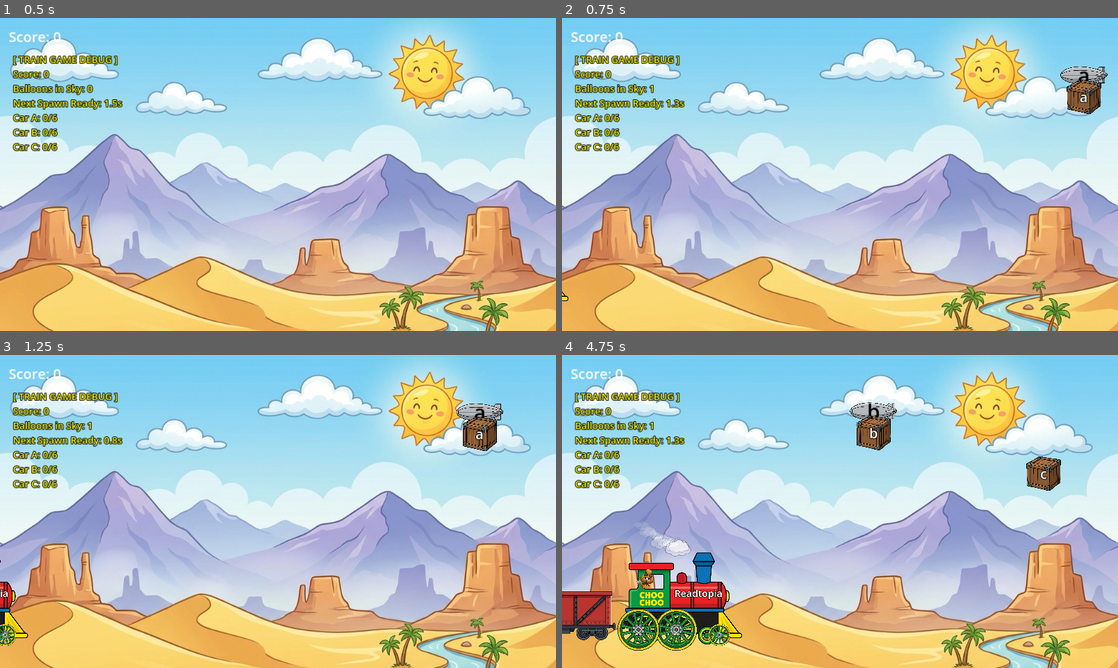
Above: before the commit, frames 1-4 (two rows, left to right).
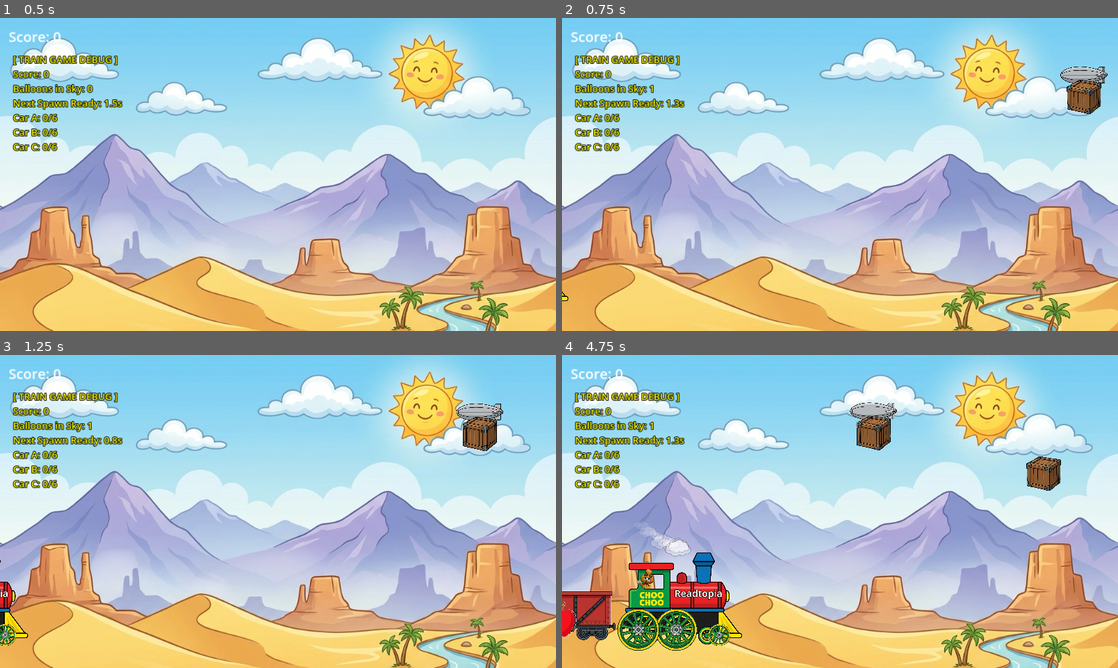
Above: after the commit, the same moments.

Repository: xiangfa/rt-games-godot
Game: Godot game, scene res://scenes/main.tscn
The game is run twice, just before and just after one commit, with the same random seed, the same clock (stepped at 60 frames per second) and the same inputs.
Inputs (mouse positions are in pixels of both pictures, inside the frame that each line leads up to):
- Up to frame 1 (0.5 s): no input
- Up to frame 2 (0.75 s): tap Enter at 0.5 s; move the mouse to (962, 158) at 0.52 s; click (962, 158) at 0.67 s
- Up to frame 3 (1.25 s): no input
- Up to frame 4 (4.75 s): move the mouse to (1040, 411) at 1.27 s; click (1040, 411) at 1.42 s; move the mouse to (895, 442) at 2.02 s; click (895, 442) at 2.17 s; move the mouse to (812, 574) at 2.77 s; click (812, 574) at 2.92 s; move the mouse to (1006, 558) at 3.52 s; click (1006, 558) at 3.67 s; move the mouse to (1084, 433) at 4.27 s; click (1084, 433) at 4.42 s

Frame 1 is identical in both runs. In frame 2, less than 0.1% of the frame differs, in the area x 92-95%, y 17-28%; in frame 3, less than 0.1%; in frame 4, 0.3%, in the area x 0-88%, y 15-91%.

Commit message:
v2.0: Implemented visual matching with Apple, Ball, and Cat icons

Diff:
--- a/train-words/scenes/balloon.tscn
+++ b/train-words/scenes/balloon.tscn
@@ -14,7 +14,12 @@
 texture = ExtResource("2_tex")
 scale = Vector2(0.12, 0.12)
 
+[node name="Icon" type="Sprite2D" parent="."]
+position = Vector2(0, 0)
+scale = Vector2(0.08, 0.08)
+
 [node name="Label" type="Label" parent="."]
+visible = false
 offset_left = -60.0
 offset_top = -40.0
 offset_right = 60.0
--- a/train-words/scenes/car.tscn
+++ b/train-words/scenes/car.tscn
@@ -19,6 +19,10 @@
 texture = ExtResource("2_tex")
 scale = Vector2(0.3, 0.3)
 
+[node name="Icon" type="Sprite2D" parent="."]
+position = Vector2(0, 5)
+scale = Vector2(0.12, 0.12)
+
 [node name="CollisionShape2D" type="CollisionShape2D" parent="."]
 position = Vector2(0, -40)
 shape = SubResource("RectangleShape2D_detection")
@@ -33,6 +37,7 @@
 shape = SubResource("RectangleShape2D_car_floor")
 
 [node name="Label" type="Label" parent="."]
+visible = false
 offset_left = -180.0
 offset_top = -60.0 # Moved up by 40px
 offset_right = 180.0
--- a/train-words/scenes/crate.tscn
+++ b/train-words/scenes/crate.tscn
@@ -18,10 +18,15 @@
 texture = ExtResource("2_tex")
 scale = Vector2(0.1, 0.1)
 
+[node name="Icon" type="Sprite2D" parent="."]
+position = Vector2(0, 0)
+scale = Vector2(0.15, 0.15)
+
 [node name="CollisionShape2D" type="CollisionShape2D" parent="."]
 shape = SubResource("RectangleShape2D_crate")
 
 [node name="Label" type="Label" parent="."]
+visible = false
 offset_left = -40.0
 offset_top = -30.0
 offset_right = 40.0
--- a/train-words/scripts/balloon.gd
+++ b/train-words/scripts/balloon.gd
@@ -1,14 +1,17 @@
 extends Node2D
 
 @onready var crate_anchor = $CrateAnchor
+@onready var icon = $Icon
 var crate_scene = preload("res://scenes/crate.tscn")
 var label_text: String = ""
 var held_crate = null
+var icon_texture: Texture2D = null
 
 func setup(p_label: String):
 	label_text = p_label
 	if has_node("Label"):
 		$Label.text = label_text
+		$Label.visible = false
 
 	held_crate = crate_scene.instantiate()
 	held_crate.setup(label_text)
@@ -17,13 +20,18 @@
 	add_child(held_crate)
 	held_crate.position = Vector2(0, 50) # Hang below
 
+func set_icon(texture: Texture2D):
+	icon_texture = texture
+	if icon:
+		icon.texture = texture
+	if held_crate and held_crate.has_method("set_icon"):
+		held_crate.set_icon(texture)
+
 func _ready():
 	if has_node("Label"):
-		$Label.text = label_text
+		$Label.visible = false
 
 func _process(_delta):
-	# Move balloon down slowly or just drift
-	# If we want them drifting, update position here
 	pass
 
 func _on_area_2d_input_event(_viewport, event, _shape_idx):
--- a/train-words/scripts/car.gd
+++ b/train-words/scripts/car.gd
@@ -6,11 +6,18 @@
 func add_match():
 	matched_count += 1
 	print("PHYSICS_DEBUG: Car " + id + " matched_count is now " + str(matched_count))
+
 @onready var label = $Label
+@onready var icon = $Icon
 
 func setup(p_id: String):
 	id = p_id
 	$Label.text = id
+	$Label.visible = false
+
+func set_icon(texture: Texture2D):
+	if icon:
+		icon.texture = texture
 
 func _ready():
 	print("PHYSICS_DEBUG: Car " + id + " ready at " + str(global_position))
--- a/train-words/scripts/crate.gd
+++ b/train-words/scripts/crate.gd
@@ -4,10 +4,16 @@
 var matched: bool = false
 
 @onready var label_control = $Label
+@onready var icon = $Icon
 
 func setup(p_label: String):
 	label = p_label
 	$Label.text = label
+	$Label.visible = false
+
+func set_icon(texture: Texture2D):
+	if icon:
+		icon.texture = texture
 
 func _ready():
 	name = "Crate_" + label
--- a/train-words/scripts/main.gd
+++ b/train-words/scripts/main.gd
@@ -7,7 +7,12 @@
 var score = 0
 var level_data = {
 	"cars": ["a1", "b1", "c1"],
-	"balloons": ["a", "b", "c"] # In order of spawn?
+	"balloons": ["a", "b", "c"]
+}
+var texture_map = {
+	"a": preload("res://assets/icon_apple.png"),
+	"b": preload("res://assets/icon_ball.png"),
+	"c": preload("res://assets/icon_cat.png")
 }
 var spawn_index = 0
 
@@ -38,7 +43,13 @@
 
 func setup_game():
 	train.setup_train(level_data["cars"])
-	train.position = Vector2(-200, 600) # Adjusted to middle ground (Y=600) for better stack clearance
+	train.position = Vector2(-200, 600)
+
+	# Pass icons to cars
+	for car in get_tree().get_nodes_in_group("train_cars"):
+		var key = car.id.left(1).to_lower()
+		if texture_map.has(key):
+			car.set_icon(texture_map[key])
 
 	if spawn_timer:
 		spawn_timer.wait_time = 2.0
@@ -102,6 +113,12 @@
 	var balloon_scene = preload("res://scenes/balloon.tscn")
 	var balloon = balloon_scene.instantiate()
 	balloon.setup(p_label)
+
+	# Pass icon to balloon
+	var key = p_label.to_lower()
+	if texture_map.has(key):
+		balloon.set_icon(texture_map[key])
+
 	balloon.add_to_group("balloon")
 
 	# Start slightly off-screen for natural entrance
Binary file added: train-words/assets/icon_apple.png
Not shown, added: train-words/assets/icon_apple.png.import
Binary file added: train-words/assets/icon_ball.png
Not shown, added: train-words/assets/icon_ball.png.import
Binary file added: train-words/assets/icon_cat.png
Not shown, added: train-words/assets/icon_cat.png.import
